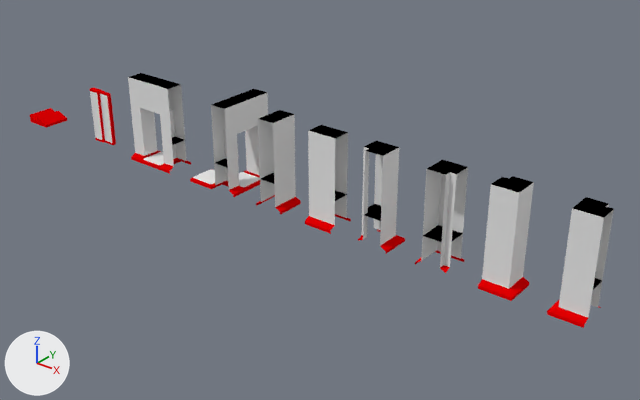
What one commit did to the Blender file Assets/Meshes/Buildings.blend.
The view is the same before and after, from a 50 mm camera at (16.4, -19.5, 12.5) aimed at (0.3, 0.6, 0.0). The axes (+X, +Y, +Z) are drawn at lower left. The lights are the same throughout. The first picture is the older version.

The first picture shows 'door_single_0', 'door_single_1', 'floor', 'roof', 'wall_corner_NE', 'wall_corner_NW', 'wall_corner_SE', 'wall_corner_SW', 'wall_frame_E', 'wall_frame_N', 'wall_straight_E', 'wall_straight_N'.
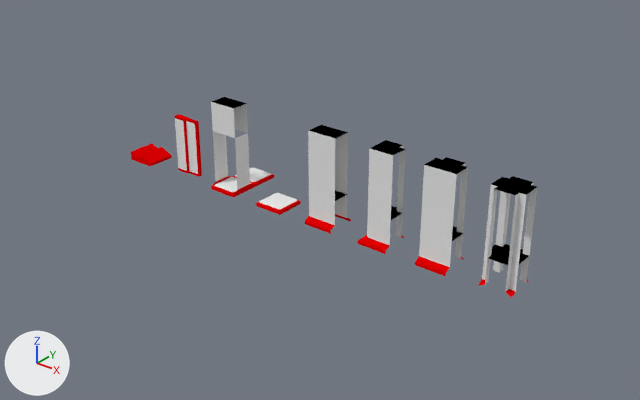
Pixel boxes (x1, y1, x2, y2) of what changed, in the pictures (640 x 400 px):
'wall_corner_NE', moved
    before: (547, 197, 614, 328)
    after: (357, 140, 405, 254)
'wall_corner_NW', reshaped
    before: (478, 176, 534, 301)
    after: (479, 176, 537, 298)
'wall_corner_SE', reshaped (6% taller)
    before: (415, 160, 468, 273)
    after: (415, 157, 468, 277)
'wall_frame_E', deleted
    before: (128, 73, 191, 174)
'wall_frame_N', deleted
    before: (211, 89, 268, 197)
'wall_straight_N', deleted
    before: (256, 110, 301, 215)
'wall_frame', added
    after: (211, 97, 274, 197)
'wall_corner_SW', deleted
    before: (358, 141, 405, 253)
'roof', moved
    before: (30, 108, 67, 128)
    after: (131, 144, 172, 166)
'floor', moved
    before: (190, 169, 215, 189)
    after: (256, 193, 301, 215)
'door_1', added
    after: (185, 118, 202, 177)
'door_0', added
    after: (174, 114, 190, 173)
'door_single_1', deleted
    before: (99, 90, 116, 145)
'door_single_0', deleted
    before: (90, 88, 105, 143)

Patch to the scene script:
```diff
--- a/Assets/Meshes/Buildings.blend.py
+++ b/Assets/Meshes/Buildings.blend.py
@@ me_wall_corner_nw @@
 # used by ob_wall_corner_nw; location = (7.5, -0.5, 0.0); rotation_euler = (1.571, 0.0, 3.142), in degrees (90, 0, 180)
-me_wall_corner_nw.from_pydata(...)  # 25 vertices, 14 faces; spans x -0.5..0.5, y 0.0..3.0, z -0.5..0.5
+me_wall_corner_nw.from_pydata(...)  # 40 vertices, 26 faces; spans x -0.5..0.5, y 0.1..3.0, z -0.5..0.5
+# me_wall_corner_nw part 2
+# 3 vertices are removed from x -0.5..0.5, y 0.0, z -0.5..0.5
+# 10 faces are deleted
+# 3 vertices are added at (0.3, 0.2, -0.5), (0.3, 3.0, -0.5), (0.3, 1.0, -0.5)
+# 6 new vertices lie (0.0, 0.0, -0.2) away from vertices in x -0.3, y 0.2..3.0, z -0.3..0.5
+# 9 new vertices lie (-0.2, 0.0, 0.0) away from vertices in x -0.3..0.5, y 0.2..3.0, z -0.3..0.3
+# 6 new faces join them, mat_wall (white #e7e7e7)
+# 6 new faces join them, mat_foundation (red #e70002)
+# 10 new faces join them, mat_black (black #000000)
 me_wall_corner_nw.materials.append(mat_foundation)
@@ me_wall_corner_se @@
 # used by ob_wall_corner_se; location = (5.5, -0.5, 0.0); rotation_euler = (1.571, 0.0, 3.142), in degrees (90, 0, 180)
-me_wall_corner_se.from_pydata(...)  # 25 vertices, 14 faces; spans x -0.5..0.5, y 0.0..3.0, z -0.5..0.5
+me_wall_corner_se.from_pydata(...)  # 30 vertices, 19 faces; spans x -0.5..0.5, y 0.0..3.0, z -0.5..0.5
+# me_wall_corner_se part 1
+# 11 vertices are removed from x -0.5..0.5, y 0.0..3.0, z -0.5..0.5
+# 14 faces are deleted
+# 4 vertices are added at (0.5, 0.2, -0.3), (0.5, 3.0, -0.3), (0.5, 1.0, -0.3), (-0.5, 0.0, -0.5)
+# 6 new vertices lie (0.2, 0.0, 0.0) away from vertices in x -0.5..0.3, y 0.2..3.0, z 0.3
+# 6 new vertices lie (0.0, 0.0, 0.2) away from vertices in x -0.3..0.3, y 0.2..3.0, z 0.3
+# 6 new faces join them, mat_foundation (red #e70002)
+# 5 new faces join them, mat_wall (white #e7e7e7)
+# 8 new faces join them, mat_black (black #000000)
 me_wall_corner_se.materials.append(mat_foundation)
@@ ob_floor @@
 ob_floor = bpy.data.objects.new('floor', me_floor_2x2)
-ob_floor.location = (-3.5, -0.5, 0.0)
+ob_floor.location = (-0.5, -0.5, 0.0)
 ob_floor.rotation_euler = (1.571, 0.0, -3.142)  # degrees (90, 0, -180)
@@ ob_wall_frame_e @@
-ob_wall_frame_e = bpy.data.objects.new('wall_frame_E', me_wall_frame_e)
@@ ob_roof @@
 ob_roof = bpy.data.objects.new('roof', me_roof)
-ob_roof.location = (-12.5, -0.5, 0.0)
+ob_roof.location = (-6.5, -0.5, 0.0)
 ob_roof.rotation_euler = (1.571, 0.0, -3.142)  # degrees (90, 0, -180)
@@ ob_door_single_1 @@
-ob_door_single_1 = bpy.data.objects.new('door_single_1', me_door_single_1)
@@ ob_door_single_0 @@
-ob_door_single_0 = bpy.data.objects.new('door_single_0', me_door_single_0)
@@ ob_wall_straight_n @@
-ob_wall_straight_n = bpy.data.objects.new('wall_straight_N', me_wall_straight_n)
@@ ob_wall_corner_ne @@
 ob_wall_corner_ne = bpy.data.objects.new('wall_corner_NE', me_wall_corner_ne)
-ob_wall_corner_ne.location = (9.5, -0.5, 0.0)
+ob_wall_corner_ne.location = (3.5, -0.5, 0.0)
 ob_wall_corner_ne.rotation_euler = (1.571, 0.0, 3.142)  # degrees (90, 0, 180)
@@ ob_wall_corner_sw @@
-ob_wall_corner_sw = bpy.data.objects.new('wall_corner_SW', me_wall_corner_sw)
@@ ob_wall_frame_n @@
-ob_wall_frame_n = bpy.data.objects.new('wall_frame_N', me_wall_frame_n)
@@ ob_door_0 @@
+ob_door_0 = bpy.data.objects.new('door_0', me_door_single_0_1)  # 28 vertices, 23 faces; spans x -0.5..0.0, y 0.0..2.0, z -0.1..0.1; in mat_wall (white #e7e7e7), mat_foundation (red #e70002), mat_black (black #000000)
+ob_door_0.location = (-4.5, -0.5, 0.0)
+ob_door_0.rotation_euler = (1.571, 0.0, -6.283)  # degrees (90, 0, -360)
+ob_door_0.scale = (1.0, 1.0, -1.0)
@@ ob_door_1 @@
+ob_door_1 = bpy.data.objects.new('door_1', me_door_single_1_1)  # 28 vertices, 20 faces; spans x -0.05..0.5, y 0.0..2.0, z -0.05..0.05; in mat_wall (white #e7e7e7), mat_foundation (red #e70002), mat_black (black #000000)
+ob_door_1.location = (-4.5, -0.5, 0.0)
+ob_door_1.rotation_euler = (1.571, 0.0, -6.283)  # degrees (90, 0, -360)
+ob_door_1.scale = (1.0, 1.0, -1.0)
@@ ob_wall_frame @@
+ob_wall_frame = bpy.data.objects.new('wall_frame', me_wall_frame_e_1)  # 53 vertices, 39 faces; spans x -1.4..0.5, y 0.0..3.0, z -0.5..1.5; in mat_foundation (red #e70002), mat_wall (white #e7e7e7), mat_black (black #000000)
+ob_wall_frame.location = (-2.5, -0.5, 0.0)
+ob_wall_frame.rotation_euler = (1.571, 0.0, -3.142)  # degrees (90, 0, -180)
```
